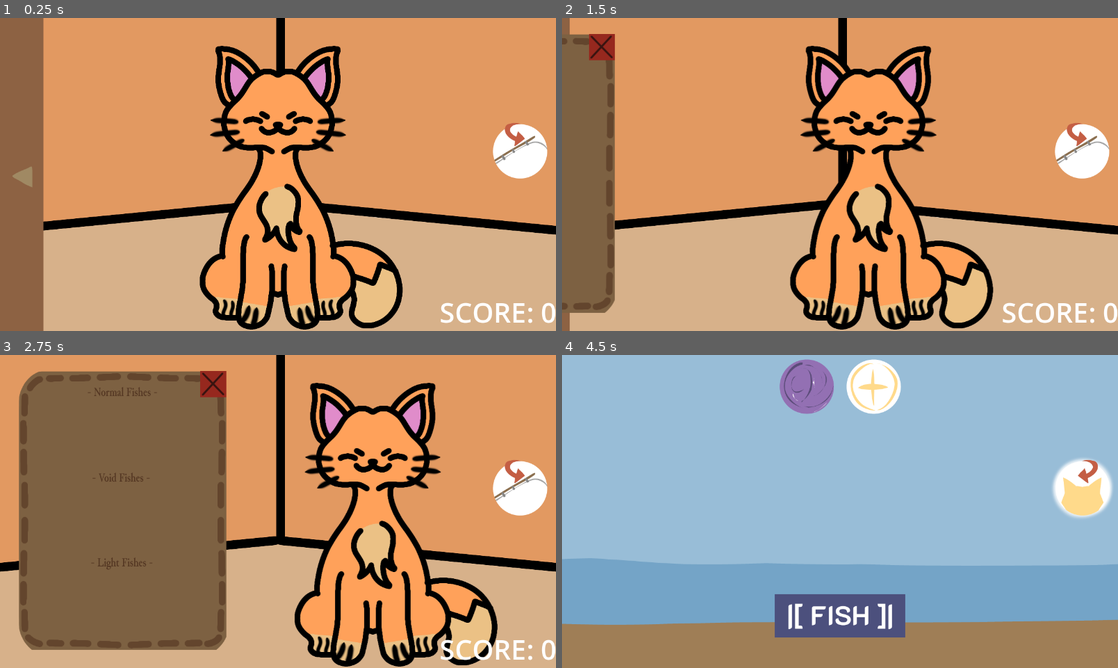
Above: before the commit, frames 1-4 (two rows, left to right).
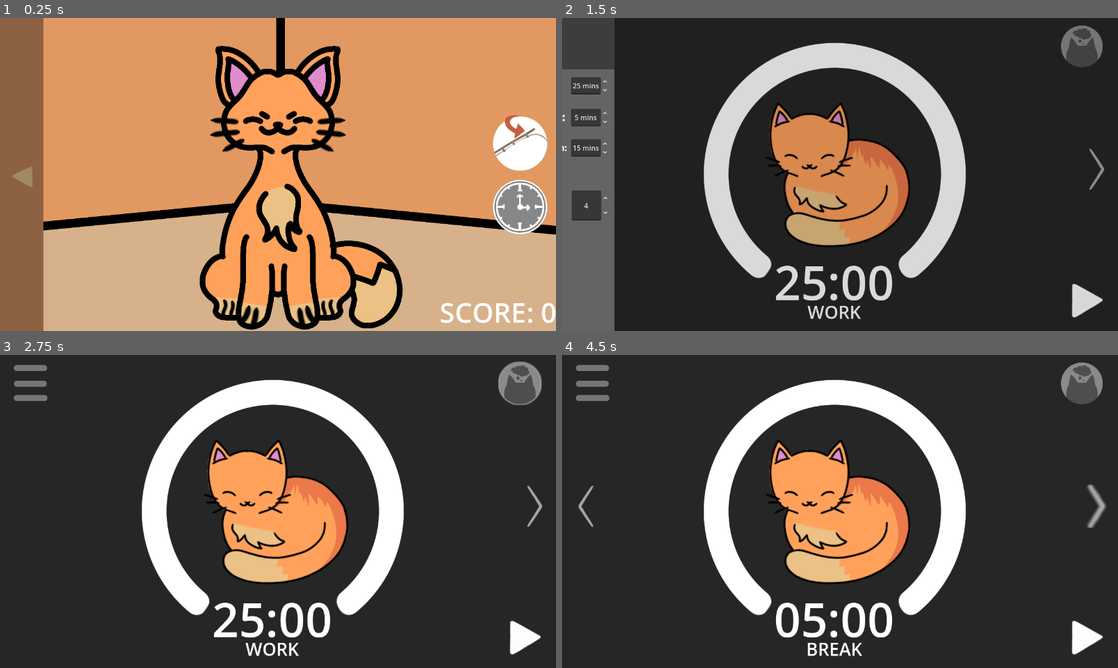
Above: after the commit, the same moments.

Repository: jhazmineaudrey/Reelin-Rifts
Game: Godot game, scene res://Scenes/MainMenu.tscn
The game is run twice, just before and just after one commit, with the same random seed, the same clock (stepped at 60 frames per second) and the same inputs. Sound files missing from this copy of the repository are replaced by a short silence.
Inputs (mouse positions are in pixels of both pictures, inside the frame that each line leads up to):
- Up to frame 1 (0.25 s): no input
- Up to frame 2 (1.5 s): click (1084, 208) at 0.52 s; click (589, 46) at 1.27 s
- Up to frame 3 (2.75 s): click (522, 383) at 2.02 s
- Up to frame 4 (4.5 s): click (1084, 636) at 2.77 s; click (589, 639) at 3.52 s; click (1095, 505) at 4.27 s

The runs differ from the first frame. In frame 1, 2.2% of the frame differs, in the area x 88-99%, y 31-70%; in frame 2, 98%; in frame 3, 99%; in frame 4, 99%, in the area x 0-100%, y 0-100%.

Commit message:
feat: add session options for timers

Diff:
--- a/Scenes/MainMenu.tscn
+++ b/Scenes/MainMenu.tscn
@@ -33,6 +33,8 @@
 [ext_resource type="Texture2D" uid="uid://ddt26n47wjn1j" path="res://Assets/BackpackHover.png" id="20_m7n2d"]
 [ext_resource type="Texture2D" uid="uid://c8rmldaw2m3tc" path="res://Assets/ToFishSceneHover.png" id="23_leunp"]
 [ext_resource type="Texture2D" uid="uid://dbsiue34aa2al" path="res://Assets/ToFishScene.png" id="24_h1v62"]
+[ext_resource type="Texture2D" uid="uid://bkj0gorcutlwc" path="res://Assets/Productivity/ToProdScene.png" id="34_o66vf"]
+[ext_resource type="Texture2D" uid="uid://km7yg4wn63ua" path="res://Assets/Productivity/ToProdSceneH.png" id="35_fipmv"]
 
 [sub_resource type="CapsuleShape2D" id="CapsuleShape2D_ke15f"]
 radius = 100.725006
@@ -275,12 +277,22 @@
 [node name="ChangeSceneIcon" type="TextureButton" parent="." unique_id=1745503389]
 layout_mode = 0
 offset_left = 1123.0
-offset_top = 234.0
+offset_top = 216.145
 offset_right = 1273.0
-offset_bottom = 384.0
+offset_bottom = 366.1451
 texture_normal = ExtResource("23_leunp")
 texture_pressed = ExtResource("23_leunp")
 texture_hover = ExtResource("24_h1v62")
+
+[node name="ToProdScene" type="TextureButton" parent="." unique_id=945375988]
+layout_mode = 0
+offset_left = 1123.0
+offset_top = 362.255
+offset_right = 1273.0
+offset_bottom = 512.255
+texture_normal = ExtResource("34_o66vf")
+texture_pressed = ExtResource("34_o66vf")
+texture_hover = ExtResource("35_fipmv")
 
 [node name="Draggables" type="Node2D" parent="." unique_id=73913798]
 
@@ -311,3 +323,4 @@
 [connection signal="pressed" from="BackpackItems/BackpackClose" to="." method="_on_backpack_close_pressed"]
 [connection signal="pressed" from="BackpackToggle" to="." method="_on_backpack_open_pressed"]
 [connection signal="pressed" from="ChangeSceneIcon" to="." method="_on_change_scene_icon_pressed"]
+[connection signal="pressed" from="ToProdScene" to="." method="_on_to_prod_scene_pressed"]
--- a/Scenes/Productvity/ProductivityScene.tscn
+++ b/Scenes/Productvity/ProductivityScene.tscn
@@ -80,6 +80,7 @@
 [node name="Cats" type="Node2D" parent="." unique_id=453001083]
 
 [node name="Normal" type="Sprite2D" parent="Cats" unique_id=1462409852]
+visible = false
 position = Vector2(639.75, 360.75)
 scale = Vector2(0.735, 0.735)
 texture = ExtResource("7_k14t6")
@@ -166,6 +167,18 @@
 texture_pressed = ExtResource("17_w3l3j")
 texture_hover = ExtResource("18_twa80")
 
+[node name="OptionsScene" type="Node2D" parent="." unique_id=400853935]
+
+[node name="Fade" type="ColorRect" parent="OptionsScene" unique_id=1737638517]
+modulate = Color(1, 1, 1, 0)
+z_index = 1
+offset_left = -15.0
+offset_top = -30.0
+offset_right = 1305.0
+offset_bottom = 743.0
+mouse_filter = 2
+color = Color(0, 0, 0, 1)
+
 [connection signal="pressed" from="Options" to="." method="_on_options_pressed"]
 [connection signal="pressed" from="CatScene" to="." method="_on_cat_scene_pressed"]
 [connection signal="pressed" from="Stop" to="." method="_on_stop_pressed"]
--- /dev/null
+++ b/Scenes/options_scene.tscn
@@ -0,0 +1,79 @@
+[gd_scene format=3 uid="uid://n85uhfteif5"]
+
+[ext_resource type="Script" uid="uid://dfgq8nv7tgp1c" path="res://Scripts/options_scene.gd" id="1_1vj6v"]
+[ext_resource type="Texture2D" uid="uid://qvg7pjwx36ln" path="res://Assets/Productivity/OptionsSideBar.png" id="2_7bvvr"]
+
+[node name="OptionsScene" type="Node2D" unique_id=845073287]
+process_mode = 3
+z_index = 2
+script = ExtResource("1_1vj6v")
+
+[node name="Control" type="Control" parent="." unique_id=1715182073]
+layout_mode = 3
+anchors_preset = 0
+offset_right = 40.0
+offset_bottom = 40.0
+
+[node name="OptionsSprite" type="TextureRect" parent="Control" unique_id=643525331]
+layout_mode = 0
+offset_left = -403.45
+offset_right = -0.4500122
+offset_bottom = 720.0
+texture = ExtResource("2_7bvvr")
+
+[node name="WorkSessionLength" type="SpinBox" parent="Control" unique_id=798605703]
+layout_mode = 0
+offset_left = -99.56
+offset_top = 136.0
+offset_right = -13.059998
+offset_bottom = 176.0
+min_value = 15.0
+value = 25.0
+alignment = 1
+suffix = "mins"
+
+[node name="BreakSessionLength" type="SpinBox" parent="Control" unique_id=1179265985]
+layout_mode = 0
+offset_left = -99.56
+offset_top = 208.74
+offset_right = -13.059998
+offset_bottom = 248.74
+value = 5.0
+alignment = 1
+suffix = "mins"
+
+[node name="LongBreakSessionLength" type="SpinBox" parent="Control" unique_id=418466965]
+layout_mode = 0
+offset_left = -99.56
+offset_top = 279.155
+offset_right = -13.059998
+offset_bottom = 319.15503
+min_value = 10.0
+value = 15.0
+alignment = 1
+suffix = "mins"
+
+[node name="WorkSeshAmt" type="SpinBox" parent="Control" unique_id=752137007]
+layout_mode = 0
+offset_left = -98.585
+offset_top = 396.92
+offset_right = -12.084999
+offset_bottom = 465.92
+min_value = 2.0
+max_value = 20.0
+value = 4.0
+alignment = 1
+
+[node name="ColorRect" type="ColorRect" parent="." unique_id=1411710494]
+modulate = Color(1, 1, 1, 0)
+z_index = -2
+offset_left = 403.0
+offset_right = 1280.0
+offset_bottom = 720.0
+
+[connection signal="value_changed" from="Control/WorkSessionLength" to="." method="_on_work_session_length_value_changed"]
+[connection signal="value_changed" from="Control/BreakSessionLength" to="." method="_on_break_session_length_value_changed"]
+[connection signal="value_changed" from="Control/LongBreakSessionLength" to="." method="_on_long_break_session_length_value_changed"]
+[connection signal="value_changed" from="Control/WorkSeshAmt" to="." method="_on_work_sesh_amt_value_changed"]
+[connection signal="mouse_entered" from="ColorRect" to="." method="_on_color_rect_mouse_entered"]
+[connection signal="mouse_exited" from="ColorRect" to="." method="_on_color_rect_mouse_exited"]
--- a/Scripts/global_vars.gd
+++ b/Scripts/global_vars.gd
@@ -37,6 +37,8 @@
 var sessions_array : Array = []
 var current_session_index : int = 0
 var current_session : String
+var has_started : bool = false
+var start_stop_status : String = "Start"
 
 var seconds : int
 var minutes : int
@@ -61,8 +63,6 @@
 	if currently_working:
 		minutes = int(timer.time_left) / 60
 		seconds = int(timer.time_left) % 60
-
-	current_session = sessions_array[current_session_index]
 
 func _on_tim_til_next_thought_timeout() -> void:
 	time_til_next_thought.wait_time = randi_range(2, 5)
@@ -107,6 +107,13 @@
 func create_sessions_array():
 	if sessions_array.size() > 0:
 		sessions_array.clear()
+
+		for i in work_sesh_amt:
+			sessions_array.append("WORK")
+			if i != work_sesh_amt - 1:
+				sessions_array.append("BREAK")
+
+		sessions_array.append("LONG BREAK")
 	else:
 		for i in work_sesh_amt:
 			sessions_array.append("WORK")
@@ -131,5 +138,9 @@
 	update_time()
 	seconds = 0
 	currently_working = false
-	GlobalScene.current_session_index += 1
-	current_session = sessions_array[current_session_index]
+	if not current_session == "LONG BREAK":
+		current_session_index += 1
+		current_session = sessions_array[current_session_index]
+	else:
+		current_session_index = 0
+		current_session = sessions_array[current_session_index]
--- a/Scripts/main_menu.gd
+++ b/Scripts/main_menu.gd
@@ -2,6 +2,7 @@
 
 var FISHING_SCENE = load("uid://dsnovo4ykgxq0")
 const DRAGGABLE_ITEM = preload("uid://72xqycyw85jl")
+var PRODUCTIVITY_SCENE = load("uid://dmene5fm8o2he")
 
 # Groups
 @onready var b_gs: Node2D = $BGs
@@ -291,3 +292,10 @@
 func _on_pearl_pic_mouse_exited() -> void:
 	current_hover = "None"
 	hovering = false
+
+
+func _on_to_prod_scene_pressed() -> void:
+	SFX.cat_scene_bgm.stop()
+	SFX.light_bgs.stop()
+	SFX.void_bgs.stop()
+	get_tree().change_scene_to_packed(PRODUCTIVITY_SCENE)
--- /dev/null
+++ b/Scripts/options_scene.gd
@@ -0,0 +1,79 @@
+extends Node2D
+
+@onready var options_sprite: TextureRect = $Control/OptionsSprite
+@onready var control: Control = $Control
+@onready var color_rect: ColorRect = $ColorRect
+
+@onready var work_session_length: SpinBox = $Control/WorkSessionLength
+@onready var break_session_length: SpinBox = $Control/BreakSessionLength
+@onready var long_break_session_length: SpinBox = $Control/LongBreakSessionLength
+@onready var work_sesh_amt: SpinBox = $Control/WorkSeshAmt
+
+var is_hovering : bool = true
+
+func _ready() -> void:
+	if GlobalScene.has_started:
+		work_sesh_amt.editable = false
+	else:
+		work_sesh_amt.editable = true
+
+	work_session_length.value = GlobalScene.work_sesh_timer
+	break_session_length.value = GlobalScene.break_sesh_timer
+	long_break_session_length.value = GlobalScene.longbreak_sesh_timer
+	work_sesh_amt.value = GlobalScene.work_sesh_amt
+
+	create_tween().tween_property(control, "position:x", 403, 0.5).set_ease(Tween.EASE_IN_OUT)
+	color_rect.mouse_filter = Control.MOUSE_FILTER_STOP
+
+func _input(_event: InputEvent) -> void:
+	if Input.is_action_just_pressed("Click") and not is_hovering:
+		var tw = create_tween().tween_property(control, "position:x", -403.45, 0.5).set_ease(Tween.EASE_IN_OUT)
+		get_parent().exit_options()
+		color_rect.mouse_filter = Control.MOUSE_FILTER_IGNORE
+		await tw.finished
+		self.queue_free()
+
+func _on_color_rect_mouse_entered() -> void:
+	is_hovering = false
+
+func _on_color_rect_mouse_exited() -> void:
+	is_hovering = true
+
+
+func _on_work_session_length_value_changed(value: int) -> void:
+	if not value < 15:
+		GlobalScene.work_sesh_timer = value
+	else:
+		work_session_length.value = GlobalScene.work_sesh_timer
+
+	if not GlobalScene.has_started:
+		GlobalScene.update_time()
+
+func _on_break_session_length_value_changed(value: int) -> void:
+	if not value < 0:
+		GlobalScene.break_sesh_timer = value
+	else:
+		break_session_length.value = GlobalScene.break_sesh_timer
+
+	if not GlobalScene.has_started:
+		GlobalScene.update_time()
+
+func _on_long_break_session_length_value_changed(value: int) -> void:
+	if not value < 10:
+		GlobalScene.longbreak_sesh_timer = value
+	else:
+		long_break_session_length.value = GlobalScene.longbreak_sesh_timer
+
+	if not GlobalScene.has_started:
+		GlobalScene.update_time()
+
+func _on_work_sesh_amt_value_changed(value: int) -> void:
+	if not value < 2:
+		GlobalScene.work_sesh_amt = value
+	else:
+		work_sesh_amt.value = GlobalScene.work_sesh_amt
+
+	if not GlobalScene.has_started:
+		await GlobalScene.create_sessions_array()
+		GlobalScene.current_session_index = 0
+		GlobalScene.update_time()
--- a/Scripts/productivity_scene.gd
+++ b/Scripts/productivity_scene.gd
@@ -1,6 +1,7 @@
 extends Node2D
 var MAIN_MENU = load("uid://cmaar5fm0qybv")
 
+const OPTIONS_SCENE = preload("uid://n85uhfteif5")
 const PAUSE = preload("uid://d0nd1v0fbln8i")
 const PAUSE_H = preload("uid://cq2qrkbuse7xi")
 const START = preload("uid://cs6auhd5bmati")
@@ -12,8 +13,7 @@
 @onready var pomodoro_progress_bar: TextureProgressBar = $PomodoroProgressBar
 @onready var stop: TextureButton = $Stop
 @onready var pause_or_start: TextureButton = $PauseOrStart
-
-var has_started : bool = false
+@onready var fade: ColorRect = $OptionsScene/Fade
 
 @onready var next: TextureButton = $Next
 @onready var back: TextureButton = $Back
@@ -23,13 +23,33 @@
 @onready var lightcat: Sprite2D = $Cats/Light
 @onready var normalcat: Sprite2D = $Cats/Normal
 
-var start_stop_status : String = "Start"
+func _ready() -> void:
+	GlobalScene.current_session = GlobalScene.sessions_array[GlobalScene.current_session_index]
+	match GlobalScene.current_scene:
+		"Normal":
+			normalcat.visible = true
+		"Light":
+			lightcat.visible = true
+		"Void":
+			voidcat.visible = true
+	match GlobalScene.start_stop_status:
+		"Start":
+			pause_or_start.texture_normal = PAUSE
+			pause_or_start.texture_pressed = PAUSE
+			pause_or_start.texture_hover = PAUSE_H
+		"Pause":
+			pause_or_start.texture_normal = START
+			pause_or_start.texture_pressed = START
+			pause_or_start.texture_hover = START_H
 
-func _ready() -> void:
-	if has_started:
+	if GlobalScene.has_started:
+		disable_back()
+		disable_next()
 		stop.disabled = false
 		stop.visible = true
-	elif not has_started:
+	elif not GlobalScene.has_started:
+		enable_back()
+		enable_next()
 		stop.disabled = true
 		stop.visible = false
 
@@ -37,7 +57,7 @@
 	time.text = "%02d:%02d" % [GlobalScene.minutes, GlobalScene.seconds]
 	session_label.text = GlobalScene.current_session
 	pomodoro_progress_bar.value = calculate_rate()
-	if not has_started:
+	if not GlobalScene.has_started:
 		if GlobalScene.current_session_index == 0:
 			disable_back()
 		else:
@@ -50,7 +70,7 @@
 
 
 func _on_pause_or_start_pressed() -> void:
-	match start_stop_status:
+	match GlobalScene.start_stop_status:
 		"Start":
 			disable_back()
 			disable_next()
@@ -58,12 +78,12 @@
 			pause_or_start.texture_pressed = START
 			pause_or_start.texture_hover = START_H
 			GlobalScene.timer.paused = false
-			start_stop_status = "Pause"
-			if not has_started:
+			GlobalScene.start_stop_status = "Pause"
+			if not GlobalScene.has_started:
 				stop.disabled = false
 				stop.visible = true
 				GlobalScene.start_productivity_timer()
-				has_started = true
+				GlobalScene.has_started = true
 
 			await GlobalScene.timer.timeout
 
@@ -74,15 +94,15 @@
 			pause_or_start.texture_normal = PAUSE
 			pause_or_start.texture_pressed = PAUSE
 			pause_or_start.texture_hover = PAUSE_H
-			start_stop_status = "Start"
-			has_started = false
+			GlobalScene.start_stop_status = "Start"
+			GlobalScene.has_started = false
 			GlobalScene.timer.paused = false
 			GlobalScene.stop_productivity_timer()
 		"Pause":
 			pause_or_start.texture_normal = PAUSE
 			pause_or_start.texture_pressed = PAUSE
 			pause_or_start.texture_hover = PAUSE_H
-			start_stop_status = "Start"
+			GlobalScene.start_stop_status = "Start"
 			GlobalScene.timer.paused = true
 
 func _on_stop_pressed() -> void:
@@ -93,17 +113,28 @@
 	pause_or_start.texture_normal = PAUSE
 	pause_or_start.texture_pressed = PAUSE
 	pause_or_start.texture_hover = PAUSE_H
-	start_stop_status = "Start"
-	has_started = false
+	GlobalScene.start_stop_status = "Start"
+	GlobalScene.has_started = false
 	GlobalScene.timer.paused = false
 	GlobalScene.stop_productivity_timer()
 	session_label.text = GlobalScene.current_session
 
 func _on_cat_scene_pressed() -> void:
+	match GlobalScene.current_scene:
+		"Void":
+			SFX.void_bgs.play()
+		"Light":
+			SFX.light_bgs.play()
 	get_tree().change_scene_to_packed(MAIN_MENU)
 
 func _on_options_pressed() -> void:
-	pass # Replace with function body.
+	create_tween().tween_property(fade, "modulate:a", 0.5, 0.5).set_ease(Tween.EASE_IN_OUT)
+	var opscene = OPTIONS_SCENE.instantiate()
+	add_child(opscene)
+
+func exit_options():
+	create_tween().tween_property(fade, "modulate:a", 0, 0.5).set_ease(Tween.EASE_IN_OUT)
+
 
 func calculate_rate():
 	var rate = (GlobalScene.timer.time_left / GlobalScene.timer.wait_time) * 100
@@ -131,8 +162,10 @@
 
 func _on_back_pressed() -> void:
 	GlobalScene.current_session_index -= 1
+	GlobalScene.current_session = GlobalScene.sessions_array[GlobalScene.current_session_index]
 	GlobalScene.update_time()
 
 func _on_next_pressed() -> void:
 	GlobalScene.current_session_index += 1
+	GlobalScene.current_session = GlobalScene.sessions_array[GlobalScene.current_session_index]
 	GlobalScene.update_time()
Binary file added: Assets/Productivity/OptionsSideBar.png
Not shown, added: Assets/Productivity/OptionsSideBar.png.import
Binary file added: Assets/Productivity/ToProdScene.png
Not shown, added: Assets/Productivity/ToProdScene.png.import
Binary file added: Assets/Productivity/ToProdSceneH.png
Not shown, added: Assets/Productivity/ToProdSceneH.png.import
Not shown, added: Scripts/options_scene.gd.uid
